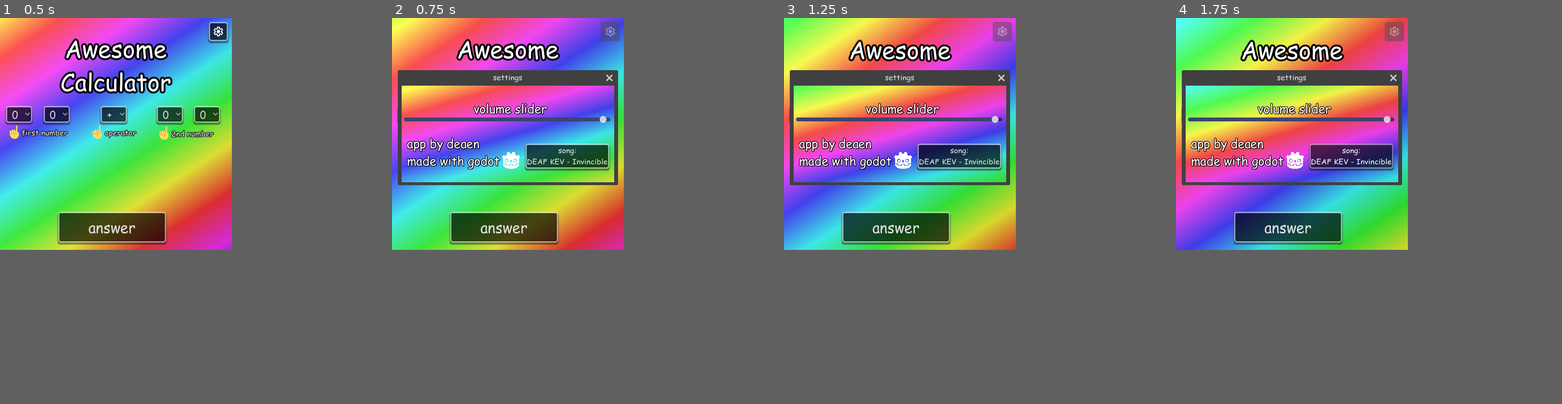
Above: before the commit, frames 1-4 (left to right).
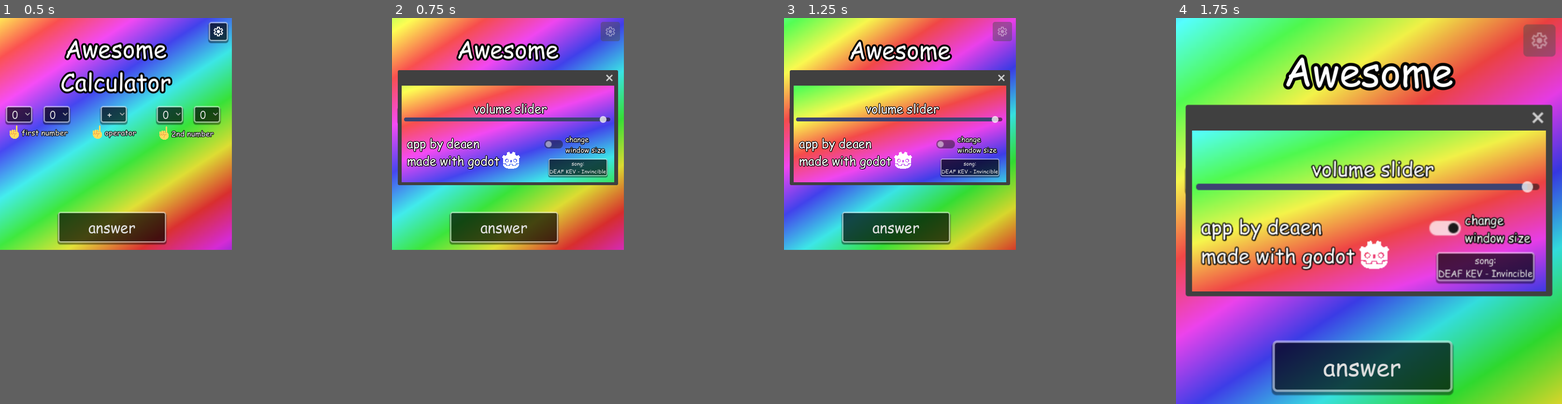
Above: after the commit, the same moments.

Repository: deaen/AwesomeCalculator
Game: Godot game, scene res://Scenes/main_window.tscn
Two runs of this game, one before a commit and one after it. Both use one fixed random seed, a clock stepped at 60 frames per second and the inputs below.
Inputs (mouse positions are in pixels of both pictures, inside the frame that each line leads up to):
- Up to frame 1 (0.5 s): no input
- Up to frame 2 (0.75 s): click (612, 33) at 0.5 s
- Up to frame 3 (1.25 s): no input
- Up to frame 4 (1.75 s): click (1334, 145) at 1.27 s
In our replay, in frame 4 the window is 480x480 before the commit and 799x799 after it. These sizes can differ from the game's own. Grey fills any space a smaller window leaves; there, only what the larger window draws over its background counts as a difference.

Frame 1 is identical in both runs. In frame 2, 12% of the frame differs, in the area x 2-58%, y 14-43%; in frame 3, 12%; in frame 4, 94%, in the area x 0-100%, y 0-100%.

Commit message:
v1.3
added bigger window size option

Diff:
--- /dev/null
+++ b/Scenes/CheckButton.gd
@@ -0,0 +1,8 @@
+extends CheckButton
+
+func _on_toggled(toggled_on):
+
+	if toggled_on == true:
+		get_tree().get_root().size = Vector2(960, 960)
+	if toggled_on == false:
+		get_tree().get_root().size = Vector2(480, 480)
--- a/Scenes/main_window.tscn
+++ b/Scenes/main_window.tscn
@@ -11,6 +11,7 @@
 [ext_resource type="Texture2D" uid="uid://gfwverdlvrb2" path="res://assets/settingsicon.png" id="8_s3e8v"]
 [ext_resource type="Script" path="res://Scripts/HSlider.gd" id="9_7feru"]
 [ext_resource type="Texture2D" uid="uid://do6kbq5d7amxx" path="res://assets/godotLogo.webp" id="9_86lb5"]
+[ext_resource type="Script" path="res://Scenes/CheckButton.gd" id="10_aes2r"]
 [ext_resource type="Script" path="res://Scripts/credit.gd" id="10_la3bp"]
 
 [sub_resource type="ShaderMaterial" id="ShaderMaterial_5k35g"]
@@ -376,7 +377,6 @@
 offset_bottom = 537.0
 
 [node name="Window" type="Window" parent="."]
-title = "settings"
 initial_position = 1
 size = Vector2i(440, 200)
 visible = false
@@ -390,13 +390,29 @@
 anchor_right = 1.0
 anchor_bottom = 1.0
 offset_left = -25.05
-offset_right = -25.05
+offset_right = 38.95
+offset_bottom = 64.0
 grow_horizontal = 2
 grow_vertical = 2
 scale = Vector2(1.33, 1.33)
 size_flags_horizontal = 4
 texture = SubResource("GradientTexture2D_aacq4")
 metadata/_edit_lock_ = true
+
+[node name="RichTextLabel2" type="RichTextLabel" parent="Window"]
+offset_left = 338.55
+offset_top = 100.095
+offset_right = 706.55
+offset_bottom = 252.095
+theme_override_colors/font_shadow_color = Color(0, 0, 0, 1)
+theme_override_colors/font_outline_color = Color(0, 0, 0, 1)
+theme_override_constants/outline_size = 5
+theme_override_font_sizes/normal_font_size = 15
+bbcode_enabled = true
+text = "change
+window size"
+scroll_active = false
+autowrap_mode = 0
 
 [node name="RichTextLabel" type="RichTextLabel" parent="Window"]
 offset_left = 10.515
@@ -426,11 +442,20 @@
 scale = Vector2(0.04, 0.04)
 texture = ExtResource("9_86lb5")
 
+[node name="CheckButton" type="CheckButton" parent="Window"]
+offset_left = 286.19
+offset_top = 107.115
+offset_right = 324.19
+offset_bottom = 129.115
+scale = Vector2(1.3, 1.3)
+script = ExtResource("10_aes2r")
+
 [node name="Button" type="Button" parent="Window"]
-offset_left = 256.42
-offset_top = 120.26
-offset_right = 430.42
-offset_bottom = 172.26
+offset_left = 304.165
+offset_top = 150.55
+offset_right = 478.165
+offset_bottom = 202.55
+scale = Vector2(0.7, 0.7)
 text = "song:
 DEAF KEV - Invincible
 "
@@ -465,4 +490,5 @@
 [connection signal="pressed" from="Calculate" to="." method="_on_calculate_pressed"]
 [connection signal="pressed" from="settingsBTN" to="." method="_on_button_pressed"]
 [connection signal="close_requested" from="Window" to="." method="_on_window_close_requested"]
+[connection signal="toggled" from="Window/CheckButton" to="Window/CheckButton" method="_on_toggled"]
 [connection signal="pressed" from="Window/Button" to="Window/Button" method="_on_pressed"]
--- a/project.godot
+++ b/project.godot
@@ -12,7 +12,7 @@
 
 config/name="awesome calculator"
 config/description="very useful"
-config/version="1.2"
+config/version="1.3"
 run/main_scene="res://Scenes/main_window.tscn"
 config/features=PackedStringArray("4.2", "Forward Plus")
 boot_splash/bg_color=Color(0.752941, 0.768627, 0.768627, 1)
@@ -30,6 +30,8 @@
 window/size/viewport_width=480
 window/size/viewport_height=480
 window/size/resizable=false
+window/stretch/mode="canvas_items"
+window/stretch/aspect="ignore"
 window/per_pixel_transparency/allowed=true
 
 [gui]
--- a/theme/def theme.tres
+++ b/theme/def theme.tres
@@ -57,6 +57,18 @@
 shadow_size = 2
 shadow_offset = Vector2(0, 3)
 
+[sub_resource type="StyleBoxEmpty" id="StyleBoxEmpty_p1hjj"]
+
+[sub_resource type="StyleBoxEmpty" id="StyleBoxEmpty_r2jiv"]
+
+[sub_resource type="StyleBoxEmpty" id="StyleBoxEmpty_clb8o"]
+
+[sub_resource type="StyleBoxEmpty" id="StyleBoxEmpty_n8u1e"]
+
+[sub_resource type="StyleBoxEmpty" id="StyleBoxEmpty_i7ryv"]
+
+[sub_resource type="StyleBoxEmpty" id="StyleBoxEmpty_tldl1"]
+
 [sub_resource type="StyleBoxFlat" id="StyleBoxFlat_shelq"]
 bg_color = Color(0.239216, 0.262745, 0.443137, 1)
 corner_radius_top_left = 10
@@ -86,6 +98,12 @@
 Button/styles/hover = SubResource("StyleBoxFlat_mopd4")
 Button/styles/normal = SubResource("StyleBoxFlat_kgsh5")
 Button/styles/pressed = SubResource("StyleBoxFlat_t4278")
+CheckButton/styles/disabled = SubResource("StyleBoxEmpty_p1hjj")
+CheckButton/styles/focus = SubResource("StyleBoxEmpty_r2jiv")
+CheckButton/styles/hover = SubResource("StyleBoxEmpty_clb8o")
+CheckButton/styles/hover_pressed = SubResource("StyleBoxEmpty_n8u1e")
+CheckButton/styles/normal = SubResource("StyleBoxEmpty_i7ryv")
+CheckButton/styles/pressed = SubResource("StyleBoxEmpty_tldl1")
 HSlider/styles/grabber_area = SubResource("StyleBoxFlat_shelq")
 HSlider/styles/grabber_area_highlight = SubResource("StyleBoxFlat_x8mls")
 PopupMenu/styles/panel = SubResource("StyleBoxFlat_vnu5h")
Not shown: 1 places in Scenes/main_window.tscn that only renumber resources
Empty file added: Scripts/Button2.gd
Not shown: 1 places in theme/def theme.tres that only renumber resources
